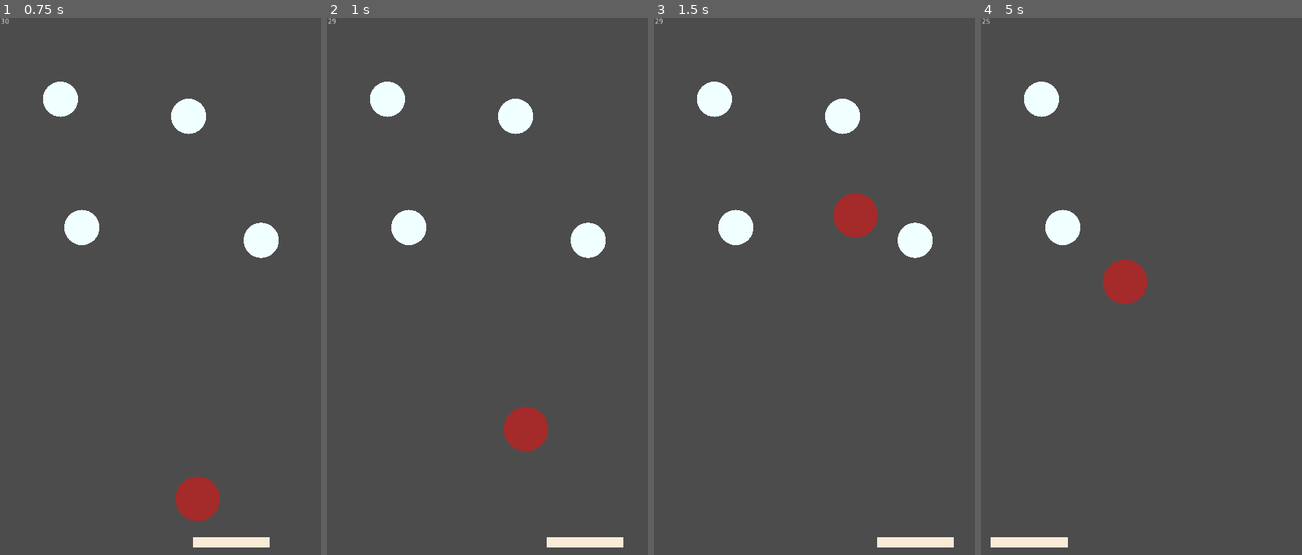
Above: before the commit, frames 1-4 (left to right).
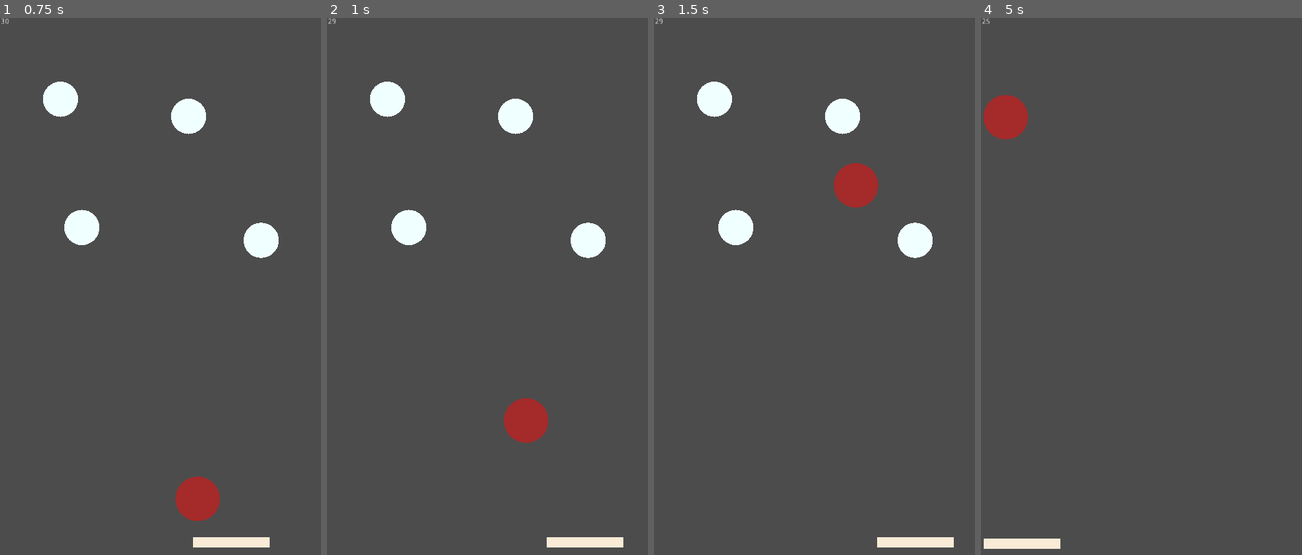
Above: after the commit, the same moments.

Repository: the-g-force/FamJam-September2020
Game: Godot game, scene res://src/TestLevel.tscn
The game is run twice, just before and just after one commit, with the same random seed, the same clock (stepped at 60 frames per second) and the same inputs.
Inputs (mouse positions are in pixels of both pictures, inside the frame that each line leads up to):
- Up to frame 1 (0.75 s): move the mouse to (231, 265) at 0.52 s; hold D (move_right) from 0.53 s (still down); click (231, 265) at 0.67 s
- Up to frame 2 (1 s): keep holding D (move_right)
- Up to frame 3 (1.5 s): move the mouse to (750, 318) at 1.27 s; release D (move_right) at 1.28 s; hold A (move_left) from 1.28 s (still down)
- Up to frame 4 (5 s): move the mouse to (1173, 173) at 2.02 s; release A (move_left) at 2.03 s; hold D (move_right) 2.03-3.53 s; move the mouse to (1125, 399) at 2.77 s; click (1125, 399) at 2.92 s; move the mouse to (1237, 372) at 3.52 s; hold A (move_left) from 3.53 s (still down); move the mouse to (1045, 211) at 4.27 s

Frame 1 is identical in both runs. In frame 2, 0.4% of the frame differs, in the area x 55-69%, y 70-81%; in frame 3, 1.4%; in frame 4, 3.1%, in the area x 0-52%, y 11-99%.

Commit message:
Add Squirrel speed up when hits Trampoline
Resolves #1

Diff:
--- a/project/project.godot
+++ b/project/project.godot
@@ -13,9 +13,21 @@
 "class": "Collectable",
 "language": "GDScript",
 "path": "res://src/Collectable.gd"
+}, {
+"base": "KinematicBody2D",
+"class": "Squirrel",
+"language": "GDScript",
+"path": "res://src/Squirrel.gd"
+}, {
+"base": "KinematicBody2D",
+"class": "Trampoline",
+"language": "GDScript",
+"path": "res://src/Trampoline.gd"
 } ]
 _global_script_class_icons={
-"Collectable": ""
+"Collectable": "",
+"Squirrel": "",
+"Trampoline": ""
 }
 
 [application]
--- a/project/src/Squirrel.gd
+++ b/project/src/Squirrel.gd
@@ -1,13 +1,24 @@
 extends KinematicBody2D
+class_name Squirrel
 
-var _velocity := Vector2(10, 800)
+var _base_speed : float
+var _velocity := Vector2(1, 80)
+export var speed := 10.0
+export var max_speed := 30.0
+export var speedmod := 1.1
+
+func _ready():
+	_base_speed = speed
 
 func _process(delta):
-	var collision := move_and_collide(_velocity * delta)
+	var collision := move_and_collide(_velocity * delta * speed)
 	if collision:
 		_velocity = _velocity.bounce(collision.normal)
 		if collision.collider is Collectable:
 			collision.collider.queue_free()
+		if collision.collider is Trampoline and speed < max_speed:
+			speed *= speedmod
+			print(str(speed))
 	update()
 
 func _draw():
--- a/project/src/Trampoline.gd
+++ b/project/src/Trampoline.gd
@@ -1,4 +1,5 @@
 extends KinematicBody2D
+class_name Trampoline
 
 # Number of pixels around touch point that count as being there
 export var touch_tolerance := 10.0
